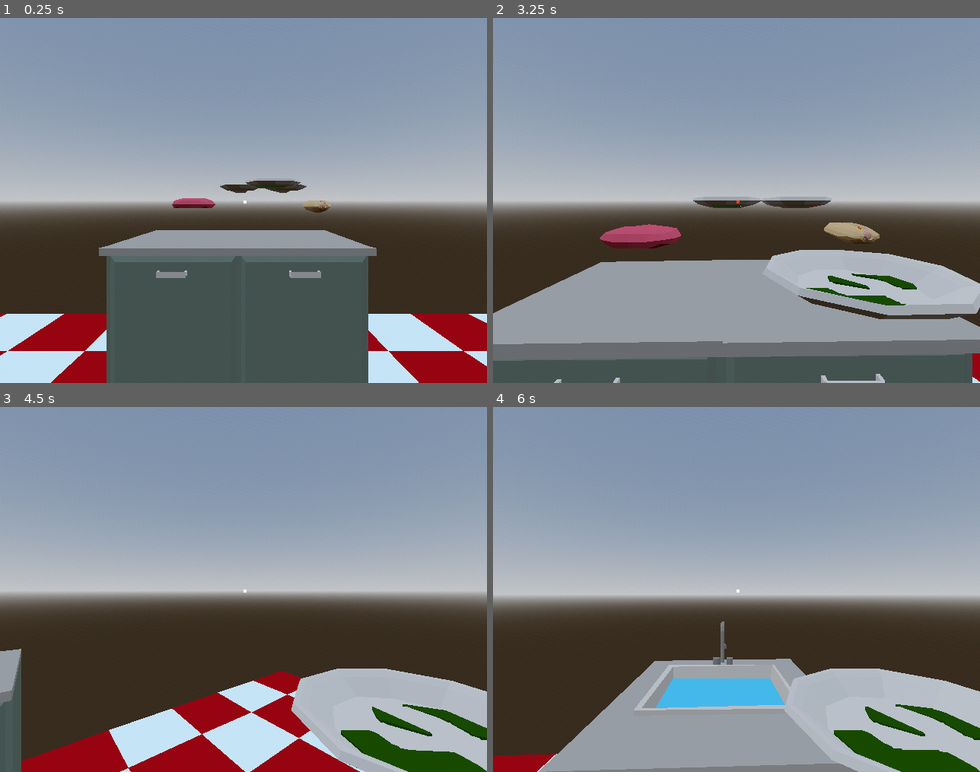
Above: before the commit, frames 1-4 (two rows, left to right).
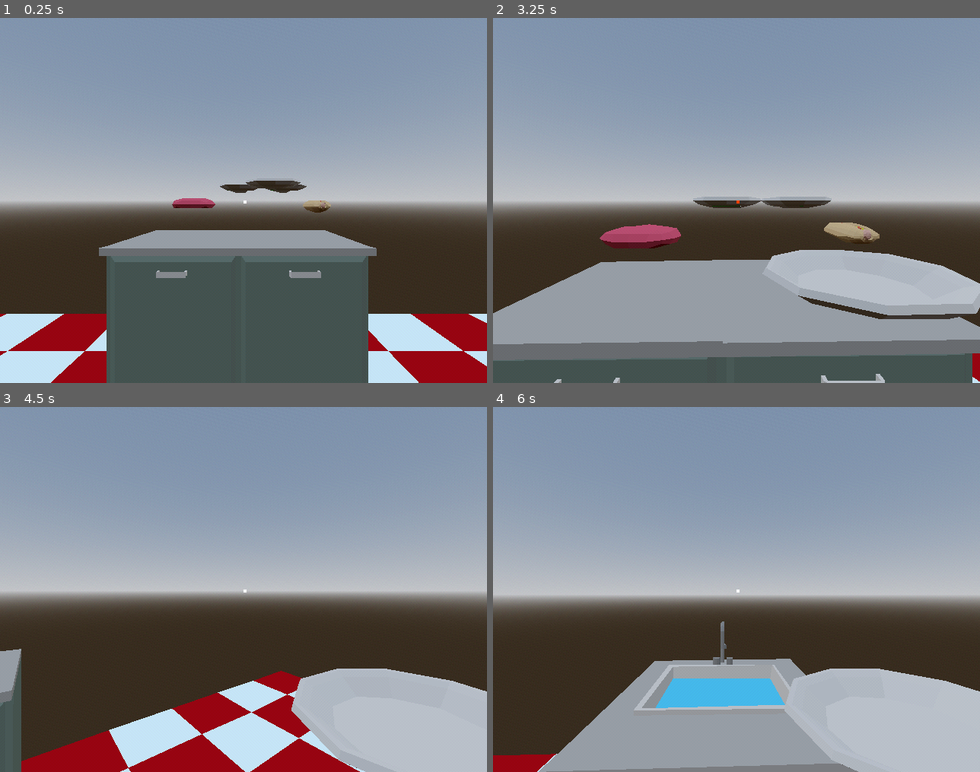
Above: after the commit, the same moments.

Repository: connor-lennox/DemoDisk
Game: Godot game, scene res://game.tscn
The game is run twice, just before and just after one commit, with the same random seed, the same clock (stepped at 60 frames per second) and the same inputs.
Inputs (mouse positions are in pixels of both pictures, inside the frame that each line leads up to):
- Up to frame 1 (0.25 s): no input
- Up to frame 2 (3.25 s): move the mouse to (731, 207) at 0.52 s; hold Right (ui_right) 0.53-2.03 s; click (731, 207) at 0.6 s; move the mouse to (775, 204) at 1.27 s; click (775, 204) at 1.35 s; tap Enter at 2 s; move the mouse to (697, 196) at 2.02 s; hold Left (ui_left) from 2.03 s (still down); click (697, 196) at 2.1 s; move the mouse to (741, 200) at 2.77 s; click (741, 200) at 2.85 s
- Up to frame 3 (4.5 s): move the mouse to (224, 582) at 3.52 s; click (224, 582) at 3.6 s; tap Space at 4.25 s; move the mouse to (267, 589) at 4.27 s; release Left (ui_left) at 4.28 s; hold Right (ui_right) from 4.28 s (still down); click (267, 589) at 4.35 s
- Up to frame 4 (6 s): keep holding Right (ui_right); move the mouse to (712, 589) at 5.02 s; click (712, 589) at 5.1 s; tap Enter at 5.75 s; move the mouse to (746, 582) at 5.77 s; click (746, 582) at 5.85 s

The runs differ from the first frame. In frame 1, less than 0.1% of the frame differs, in the area x 52-59%, y 46-47%; in frame 2, 0.6%; in frame 3, 2.2%; in frame 4, 2.3%, in the area x 70-100%, y 81-100%.

Commit message:
plates can hold items

Diff:
--- a/items/plate_item.gd
+++ b/items/plate_item.gd
@@ -3,6 +3,8 @@
 
 var clean_plate_scene = preload("res://assets/restaurant/Plate.glb")
 var dirty_plate_scene = preload("res://assets/restaurant/Plate_Dirty.glb")
+
+@onready var food_stack_base = $FoodStackBase
 
 var ingredients: Array[FoodItem] = []
 var dirty: bool = false: set = _set_dirty
@@ -10,3 +12,25 @@
 func _set_dirty(new_dirty: bool):
 	dirty = new_dirty
 	_set_mesh(dirty_plate_scene if dirty else clean_plate_scene)
+
+
+func take_food_item_from_player(player: Player):
+	var item = player.currently_held_item
+	if dirty or not item is FoodItem:
+		return
+	# TODO: Check if we can even receive this ingredient:
+	# Does a valid recipe exist containing everything we have AND this new item?
+	receive_food_item(item)
+	player.currently_held_item = null
+
+
+func receive_food_item(food_item: FoodItem):
+	# No ingredients allowed on dirty plates!
+	if dirty:
+		return
+
+	ingredients.append(food_item)
+	food_item.reparent(food_stack_base)
+	var tween = get_tree().create_tween().set_parallel()
+	tween.tween_property(food_item, "position", Vector3.UP * 0.06 * (len(ingredients) - 1), 0.5)
+	tween.tween_property(food_item, "rotation", Vector3.ZERO, 0.5)
--- a/items/plate_item.tscn
+++ b/items/plate_item.tscn
@@ -20,3 +20,6 @@
 transform = Transform3D(0.25, 0, 0, 0, 0.25, 0, 0, 0, 0.25, 0, 0, 0)
 
 [node name="Plate" parent="MeshRoot" instance=ExtResource("2_x4xmc")]
+
+[node name="FoodStackBase" type="Node3D" parent="."]
+transform = Transform3D(1, 0, 0, 0, 1, 0, 0, 0, 1, 0, 0.06, 0)
--- a/nodes/objects/counter/counter_holder.gd
+++ b/nodes/objects/counter/counter_holder.gd
@@ -9,6 +9,8 @@
 		_give_item_to_player(player)
 	elif player.currently_held_item != null && held_item == null:
 		_take_item_from_player(player)
+	elif player.currently_held_item is FoodItem && held_item is PlateItem:
+		held_item.take_food_item_from_player(player)
 
 func _give_item_to_player(player: Player):
 	var item: Item = held_item
@@ -21,6 +23,6 @@
 	player.currently_held_item = null
 	item.reparent(item_holder)
 	held_item = item
-	var tween = get_tree().create_tween()
-	tween.tween_property(item, "position", Vector3.ZERO * 0.1, 0.5)
-	tween.parallel().tween_property(item, "rotation", Vector3.ZERO, 0.5)
+	var tween = get_tree().create_tween().set_parallel()
+	tween.tween_property(item, "position", Vector3.ZERO, 0.5)
+	tween.tween_property(item, "rotation", Vector3.ZERO, 0.5)
--- a/scenes/player_test_scene.gd
+++ b/scenes/player_test_scene.gd
@@ -5,6 +5,6 @@
 func _ready():
 	$TestItem2.food_type = load("res://items/resources/hotdog_item.tres")
 	$TestItem4.food_type = load("res://items/resources/burger_patty_raw_item.tres")
-	$PlateItem2.dirty = true
+	$PlateItem2.dirty = false
 	$PlateItem.dirty = true
 	$PlateItem3.dirty = true
